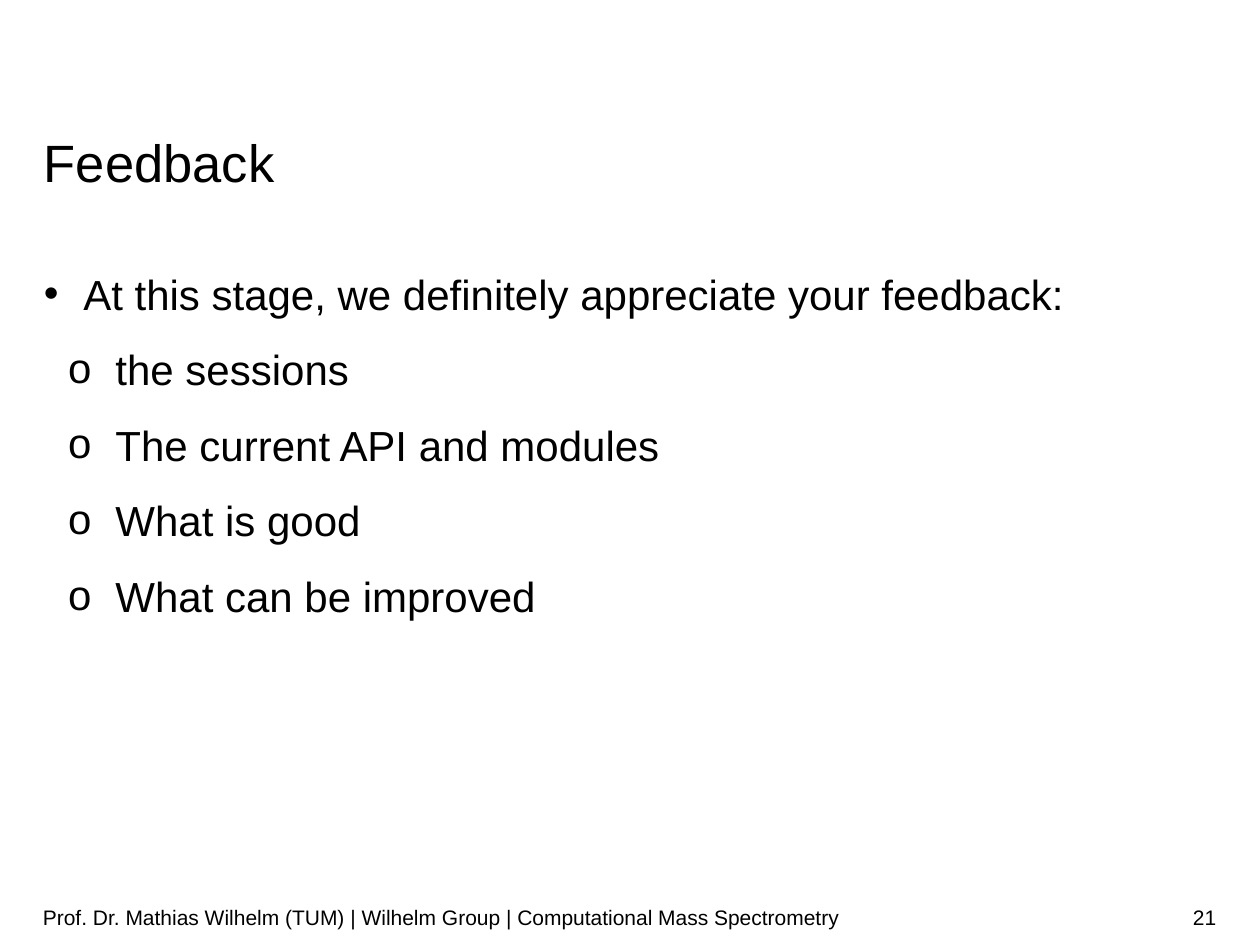
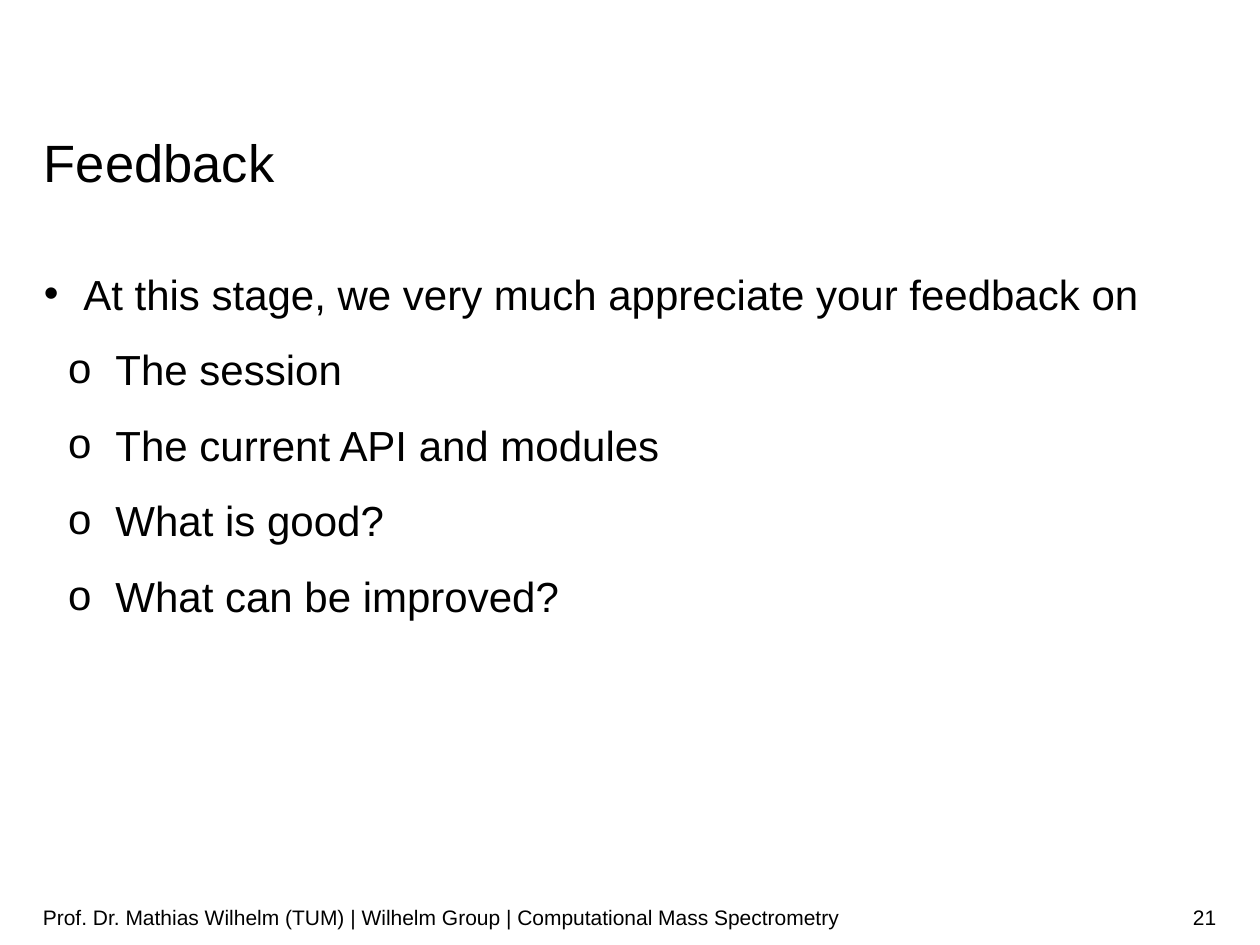
Before and after one commit to wilhelm-lab/dlomix-resources, a slide deck: slide 21 of 01_Intro_Slides_SummerSchool_Sep21.pptx. Drawn at 1260x945 pixels with LibreOffice and Linux fonts; fonts in the diff are those of the drawing; background and template pictures are left out. Boxes give left, top, right and bottom in pixels: in the first picture for what was removed or moved away, otherwise in the second. Text is boxed around its words. In the diff, an @@ line names an element or a change of style, - is before the commit and + after.

```diff
--- a/01_Intro_Slides_SummerSchool_Sep21.pptx
+++ b/01_Intro_Slides_SummerSchool_Sep21.pptx
@@ text at [83, 279, 1139, 386]: text changed @@
-• At this stage, we definitely appreciate your feedback:
-  o the sessions
+• At this stage, we very much appreciate your feedback on
+  o The session
@@ text at [115, 505, 559, 620]: text changed @@
-  o What is good
-  o What can be improved
+  o What is good?
+  o What can be improved?
```
Also in this commit, not shown: 9 other slides changed.
